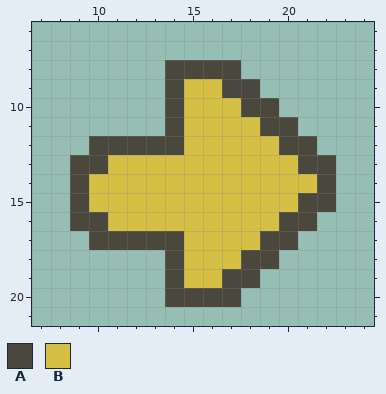
One commit to this pixel-art sprite: imagens/setinha.png. That is the earlier state.
The file is 32x32 pixels. Shown: x 7..24, y 6..21.
Palette (. is transparent): A #4a483c  B #d5bf44
After:
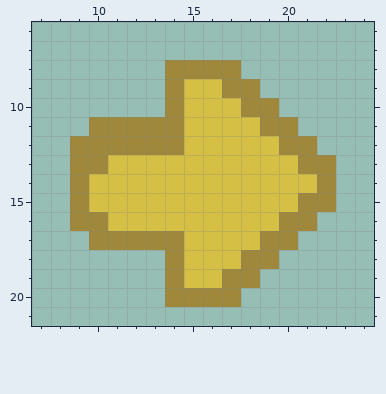
The edit:
@@ palette @@
-A #4a483c
+A #9f873b
@@ x 7..15 @@
 10 .......AB
-11 .......AB
-12 ...AAAAAB
+11 ...AAAAAB
+12 ..AAAAAAB
 13 ..AABBBBB
Pixel boxes of the changes (left, top, right, bottom) in both pictures:
changed: (70, 60, 336, 307)
